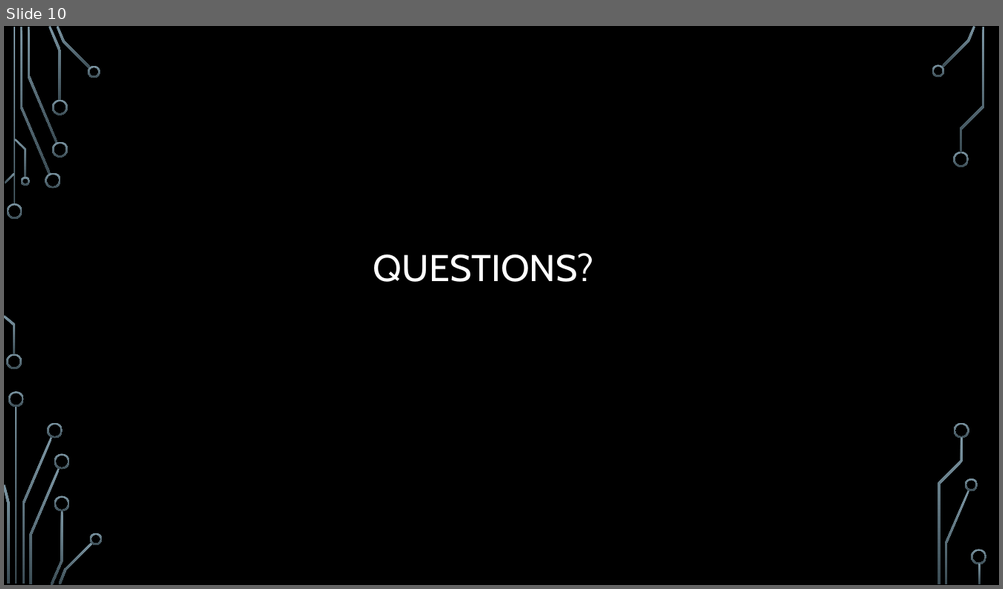
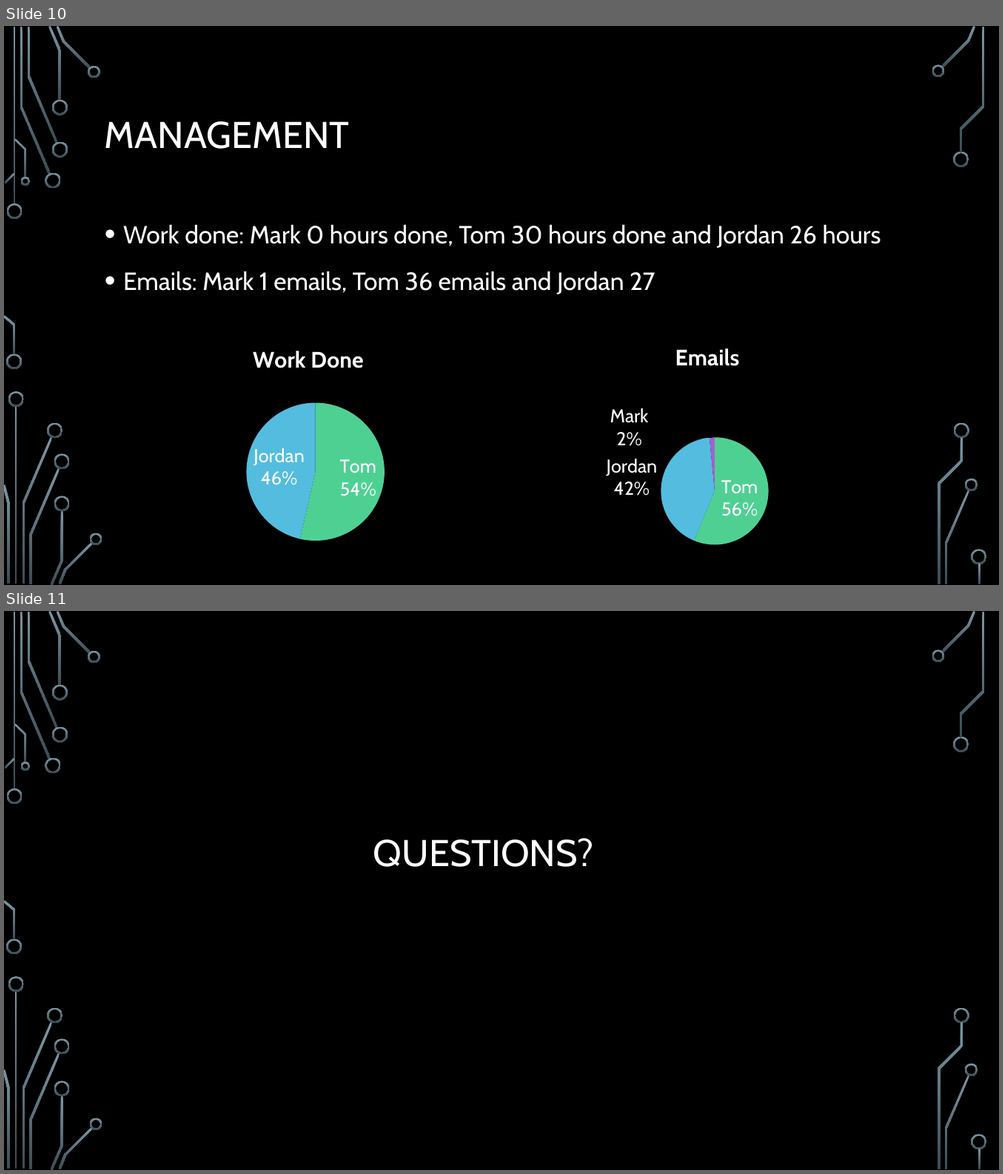
Before and after one commit to UoSGamesGroups/first-semester-l4-5-group-11, a slide deck: Presentations/L4-5-Group 11-Second presentation.pptx. Shown one above the other, each under a label of ours: slide 10 before the commit, slides 10 and 11 after it. The pictures are 1003x589 and 1003x1174 pixels, drawn with LibreOffice and Linux fonts; fonts in the diff are those of the drawing; background and template pictures are left out. Boxes give left, top, right and bottom in pixels: in the first picture for what was removed or moved away, otherwise in the second. Text is boxed around its words. In the diff, an @@ line names an element or a change of style, - is before the commit and + after.

```diff
--- a/Presentations/L4-5-Group 11-Second presentation.pptx
+++ b/Presentations/L4-5-Group 11-Second presentation.pptx
@@ slide 10 added at (4, 26, 999, 585), background picture (left out); not listed: 36 template elements that a slide beside it also shows @@
@@ title added at (105, 121, 350, 149), 36 pt, text #FFFFFF @@
+MANAGEMENT
@@ text added at (123, 224, 881, 295), 24 pt, text #FFFFFF @@
+• Work done: Mark 0 hours done, Tom 30 hours done and Jordan 26 hours
+• Emails: Mark 1 emails, Tom 36 emails and Jordan 27
@@ pie chart added at (111, 331, 506, 565) @@
+title "Work Done"
+categories: Tom, Jordan, Mark
+Work Done: 54, 46, 0
@@ pie chart added at (481, 328, 934, 570) @@
+title "Emails"
+categories: Tom, Jordan, Mark
+Series 1: 56, 42, 2
@@ what was slide 10 is now slide 11 @@
```
Also in this commit, not shown: 6 slides changed, 3 other slides added, 3 slides removed.
